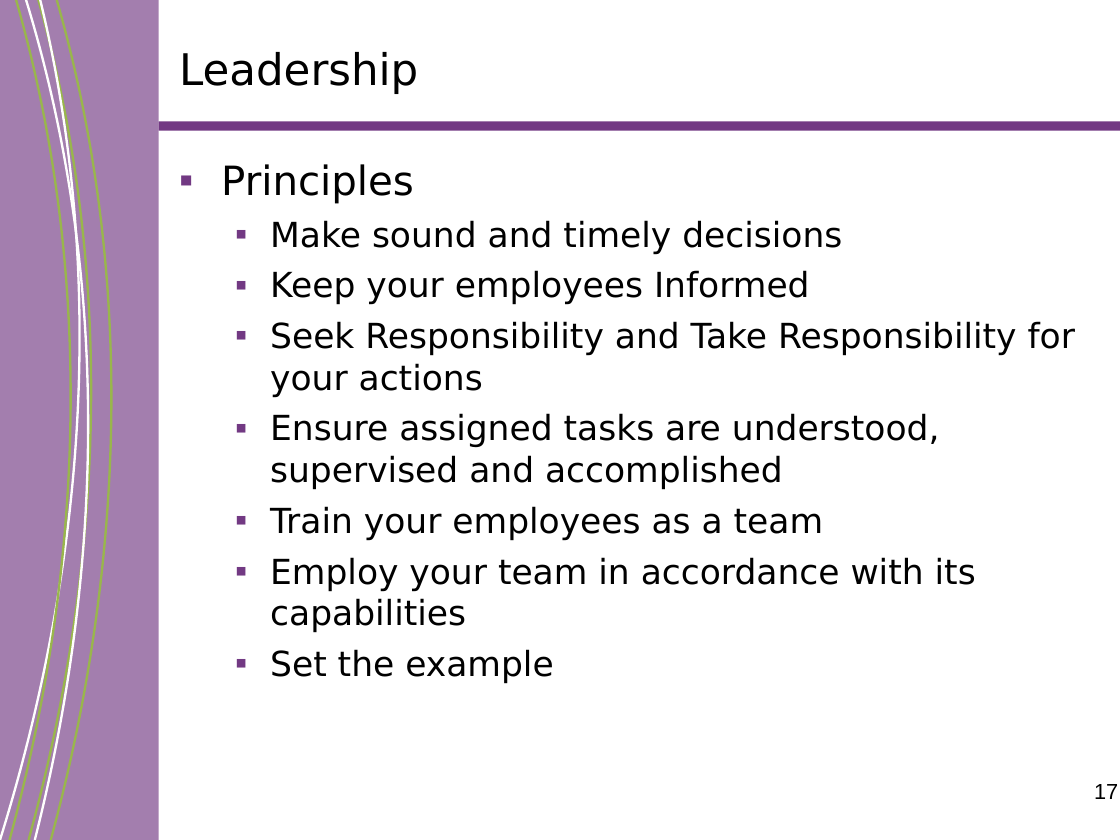
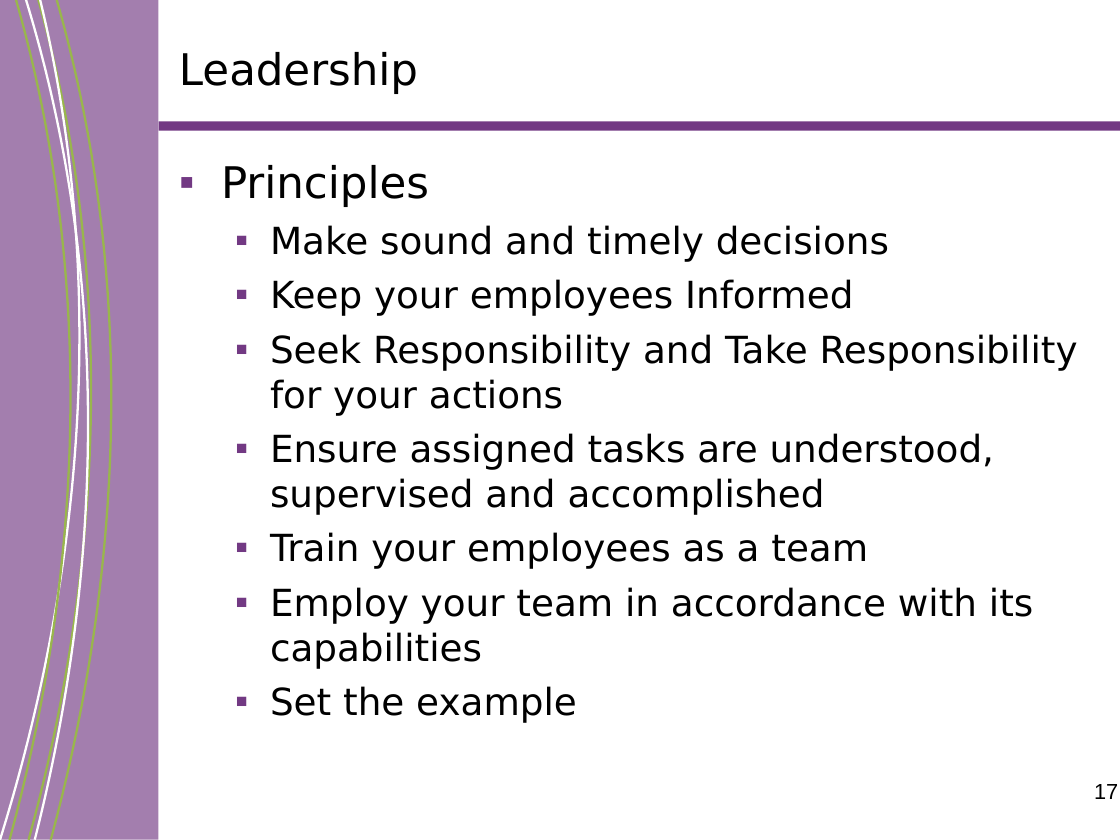
Before and after one commit to ChefPlex/teaching-notes, a slide deck: slide 17 of project-management/year-up/Year Up - ProSkills 102_20151124_v02.ppt. Drawn at 1120x840 pixels with LibreOffice and Linux fonts; fonts in the diff are those of the drawing; background and template pictures are left out. Boxes give left, top, right and bottom in pixels: in the first picture for what was removed or moved away, otherwise in the second. Text is boxed around its words. In the diff, an @@ line names an element or a change of style, - is before the commit and + after.

```diff
--- a/project-management/year-up/Year Up - ProSkills 102_20151124_v02.ppt
+++ b/project-management/year-up/Year Up - ProSkills 102_20151124_v02.ppt
@@ freeform shape at <box>0,0,119,840</box>: outline #FFFFFE 1.5 pt to #FFFFFE 1.47 pt; outline redrawn @@
@@ freeform shape at <box>10,0,109,840</box>: outline #99B64C 1.5 pt to #99B64C 1.47 pt; outline redrawn @@
@@ freeform shape at <box>26,0,124,840</box>: outline #FFFFFE 1.5 pt to #FFFFFE 1.47 pt; outline redrawn @@
@@ freeform shape at <box>28,0,129,840</box>: outline #99B64C 1.5 pt to #99B64C 1.47 pt @@
@@ freeform shape at <box>51,0,148,839</box>: outline #99B64C 1.5 pt to #99B64C 1.47 pt @@
@@ text "Principles" at <box>221,165,1078,723</box>: size 25.9 to 28 pt in "Principles"; size 22.2 to 24 pt @@
```
Also in this commit, not shown: 21 other slides changed, 6 other files.
